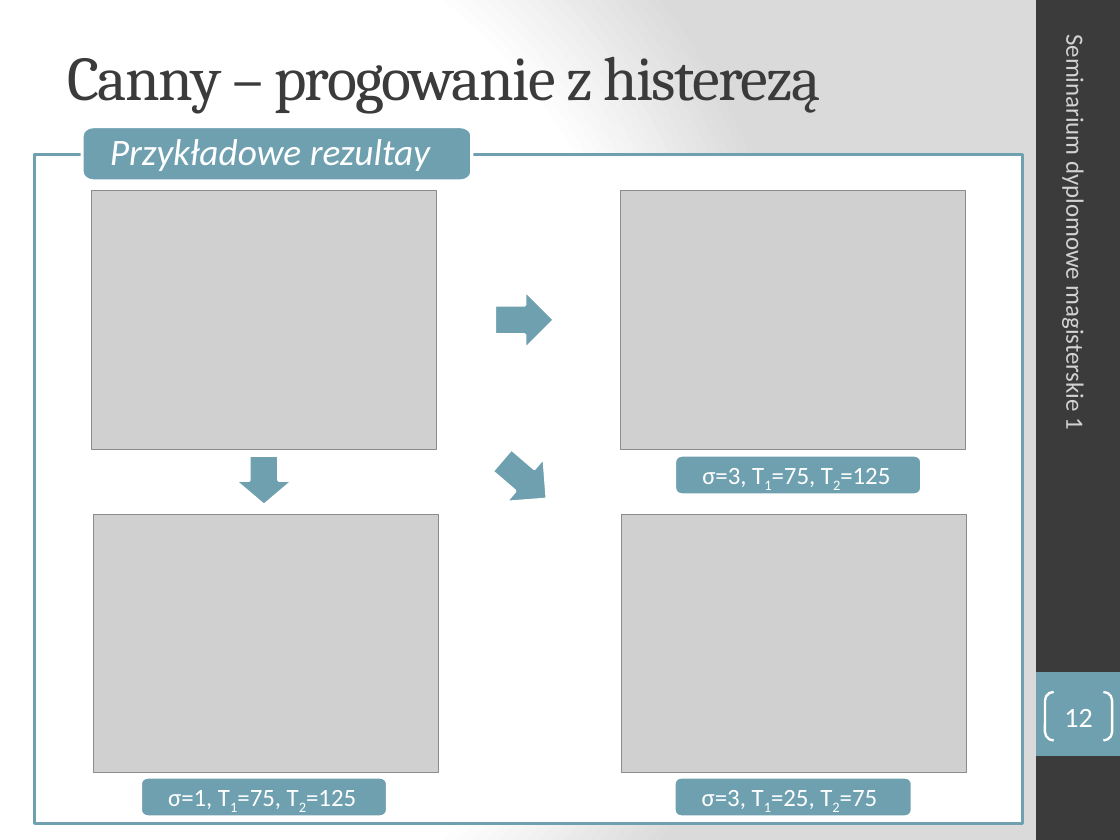
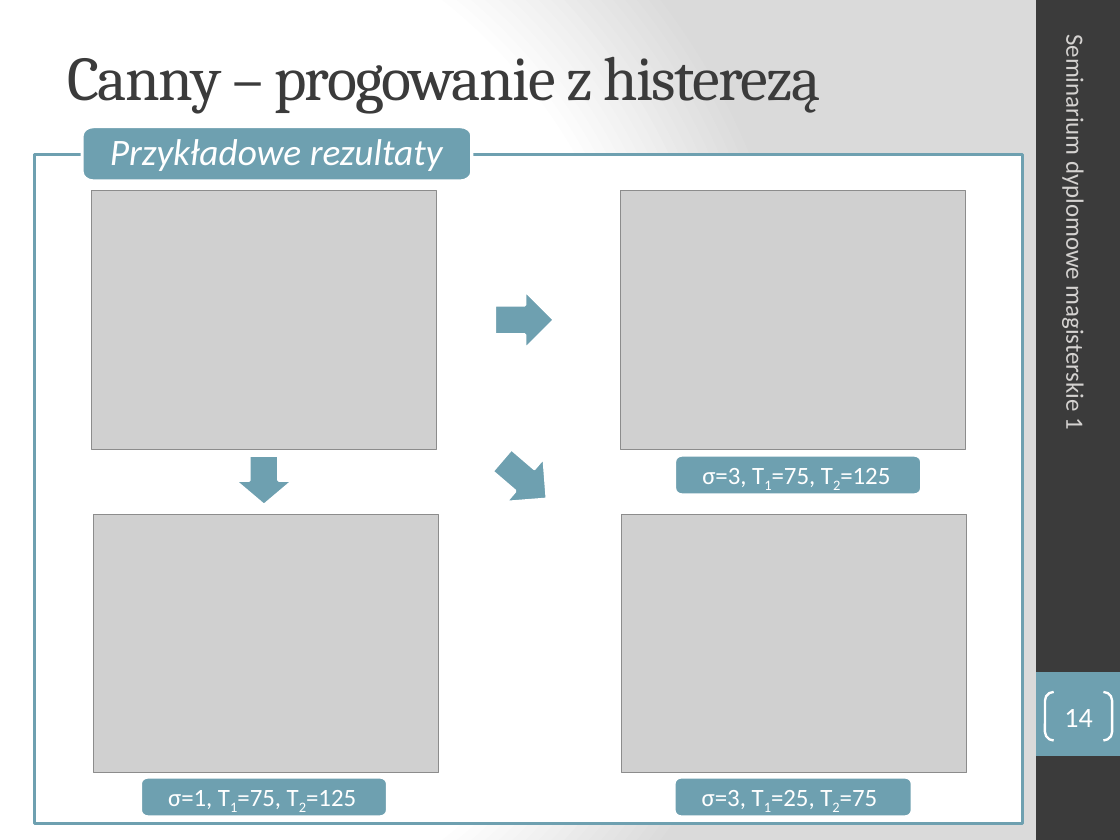
Before and after one commit to turekj/msc, a slide deck: slide 14 of Placeholder/seminar1/prezentacja/sdm1_Aniserowicz_Michal.pptx (slide 12 before the commit). Drawn at 1120x840 pixels with LibreOffice and Linux fonts; fonts in the diff are those of the drawing; grey boxes stand for pictures. Boxes give left, top, right and bottom in pixels: in the first picture for what was removed or moved away, otherwise in the second. Text is boxed around its words. In the diff, an @@ line names an element or a change of style, - is before the commit and + after.

```diff
--- a/Placeholder/seminar1/prezentacja/sdm1_Aniserowicz_Michal.pptx
+++ b/Placeholder/seminar1/prezentacja/sdm1_Aniserowicz_Michal.pptx
@@ text in freeform shape at (110, 139, 443, 171): text changed @@
-Przykładowe rezultay
+Przykładowe rezultaty
@@ page number at (1064, 709, 1092, 727): text changed @@
-12
+14
```
Also in this commit, not shown: 1 other slide changed, 2 slides added, 7 other files.
